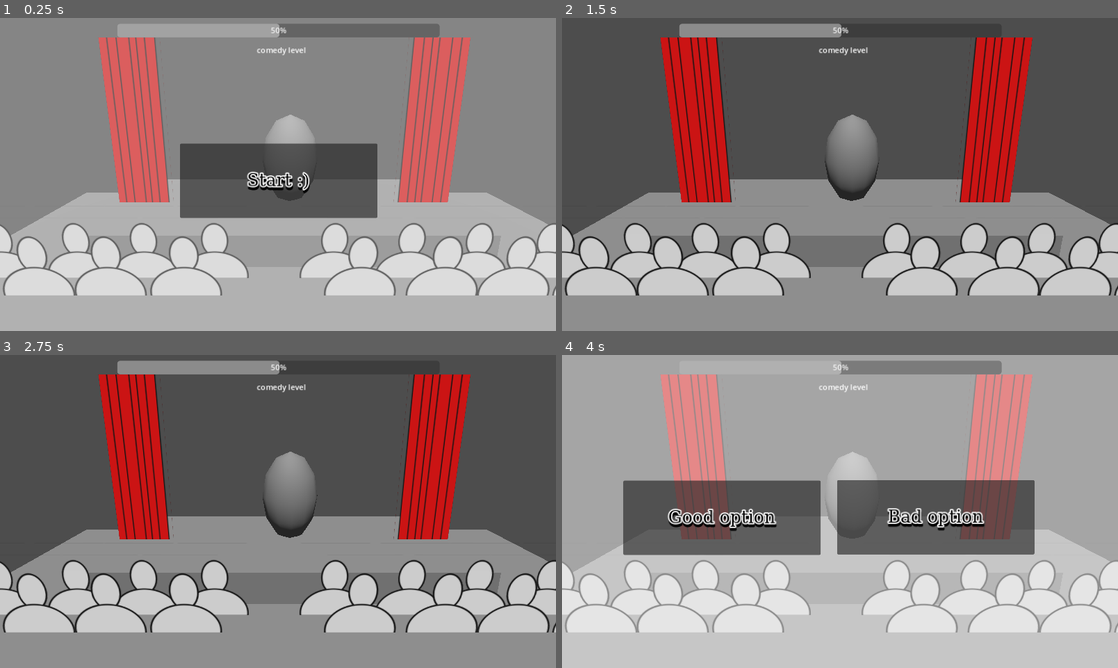
Above: before the commit, frames 1-4 (two rows, left to right).
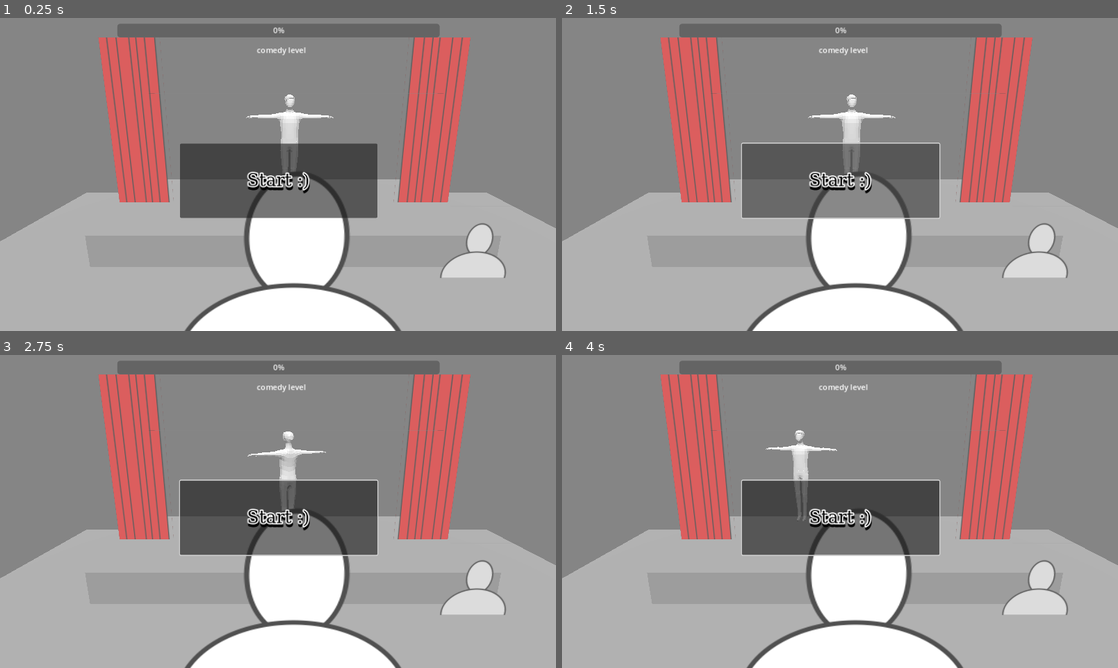
Above: after the commit, the same moments.

Repository: lurppa/barkable
Game: Godot game, scene res://scenes/main.tscn
The game is run twice, just before and just after one commit, with the same random seed, the same clock (stepped at 60 frames per second) and the same inputs.
Inputs (mouse positions are in pixels of both pictures, inside the frame that each line leads up to):
- Up to frame 1 (0.25 s): no input
- Up to frame 2 (1.5 s): click "Start :)" at 0.5 s; click (840, 180) at 1.25 s, where only the run after the commit has a clickable "Start :)"
- Up to frame 3 (2.75 s): tap Enter (ui_accept) at 2, 2.27 s; move the mouse to (400, 495) at 2.02 s; hold D (Move Right) from 2.03 s (still down); tap S (Move Front) at 2.1 s
- Up to frame 4 (4 s): move the mouse to (728, 527) at 2.77 s; release D (Move Right) at 2.78 s; hold W (Move Back) 2.78-3.53 s; tap S (Move Front) at 2.85, 3.6 s; tap Enter (ui_accept) at 3.02 s; move the mouse to (895, 442) at 3.52 s; hold D (Move Right) from 3.53 s (still down)

The runs differ from the first frame. In frame 1, 24% of the frame differs, in the area x 0-100%, y 1-100%; in frame 2, 93%; in frame 3, 94%, in the area x 0-100%, y 0-100%; in frame 4, 77%.
Error after the commit: Parse Error: Could not find type "Comedian" in the current scope. (res://scripts/main.gd:5)

Commit message:
fixes

Diff:
--- a/art/materials/audienceBillboard.tres
+++ /dev/null
@@ -1,7 +0,0 @@
-[gd_resource type="StandardMaterial3D" load_steps=2 format=3 uid="uid://cwpb8b3ksvtb4"]
-
-[ext_resource type="Texture2D" uid="uid://p211uedohlog" path="res://art/Textures/audience1.png" id="1_v1u62"]
-
-[resource]
-transparency = 1
-albedo_texture = ExtResource("1_v1u62")
--- /dev/null
+++ b/art/sprites/audience.tres
@@ -0,0 +1,14 @@
+[gd_resource type="SpriteFrames" load_steps=2 format=3 uid="uid://dxr0p8ymbjnov"]
+
+[ext_resource type="Texture2D" uid="uid://p211uedohlog" path="res://art/Textures/audience1.png" id="1_o0nxn"]
+
+[resource]
+animations = [{
+"frames": [{
+"duration": 1.0,
+"texture": ExtResource("1_o0nxn")
+}],
+"loop": true,
+"name": &"default",
+"speed": 5.0
+}]
--- a/scenes/main.tscn
+++ b/scenes/main.tscn
@@ -1,11 +1,11 @@
-[gd_scene load_steps=13 format=3 uid="uid://ccj2hdg614r6x"]
+[gd_scene load_steps=14 format=3 uid="uid://ccj2hdg614r6x"]
 
 [ext_resource type="Script" path="res://scripts/main.gd" id="1_b1maf"]
-[ext_resource type="Material" uid="uid://cwpb8b3ksvtb4" path="res://art/materials/audienceBillboard.tres" id="2_1141y"]
 [ext_resource type="Material" uid="uid://rxwvnp1r6vaq" path="res://art/materials/curtainBillboard.tres" id="2_obykb"]
 [ext_resource type="PackedScene" uid="uid://nji7udnyfblo" path="res://scenes/stage.tscn" id="2_vo661"]
-[ext_resource type="SpriteFrames" uid="uid://qlsu52cc0ufw" path="res://art/player/textures/bottom_spritesheep.tres" id="5_ynjrs"]
+[ext_resource type="Texture2D" uid="uid://p211uedohlog" path="res://art/Textures/audience1.png" id="4_t5mm8"]
 [ext_resource type="PackedScene" uid="uid://dc8411dbc438i" path="res://scenes/dialog.tscn" id="6_gm7m2"]
+[ext_resource type="SpriteFrames" uid="uid://dxr0p8ymbjnov" path="res://art/sprites/audience.tres" id="6_wc8vx"]
 
 [sub_resource type="FontFile" id="FontFile_bx7qq"]
 subpixel_positioning = 0
@@ -46,7 +46,13 @@
 [sub_resource type="StandardMaterial3D" id="StandardMaterial3D_3a2er"]
 
 [sub_resource type="QuadMesh" id="QuadMesh_er3e1"]
+lightmap_size_hint = Vector2i(7, 7)
 material = SubResource("StandardMaterial3D_3a2er")
+
+[sub_resource type="StandardMaterial3D" id="StandardMaterial3D_v7srx"]
+transparency = 1
+albedo_texture = ExtResource("4_t5mm8")
+billboard_keep_scale = true
 
 [node name="Main" type="Node3D"]
 script = ExtResource("1_b1maf")
@@ -168,95 +174,8 @@
 
 [node name="Audience3" type="MeshInstance3D" parent="."]
 transform = Transform3D(1, 0, 0, 0, 1, 0, 0, 0, 0.912, 2.34224, 0.669344, -0.906105)
-material_override = ExtResource("2_1141y")
+material_override = SubResource("StandardMaterial3D_v7srx")
 mesh = SubResource("QuadMesh_er3e1")
-
-[node name="Audience4" type="MeshInstance3D" parent="Audience3"]
-transform = Transform3D(1, 0, 0, 0, 1, 0, 0, 0, 1, -0.85419, 0, 0)
-material_override = ExtResource("2_1141y")
-mesh = SubResource("QuadMesh_er3e1")
-skeleton = NodePath("../..")
-
-[node name="Audience5" type="MeshInstance3D" parent="Audience3"]
-transform = Transform3D(1, 0, 0, 0, 1, 0, 0, 0, 1, -1.83068, 0, 0)
-material_override = ExtResource("2_1141y")
-mesh = SubResource("QuadMesh_er3e1")
-skeleton = NodePath("../..")
-
-[node name="Audience6" type="MeshInstance3D" parent="Audience3"]
-transform = Transform3D(1, 0, 0, 0, 1, 0, 0, 0, 1, 0.89912, 0, 0)
-material_override = ExtResource("2_1141y")
-mesh = SubResource("QuadMesh_er3e1")
-skeleton = NodePath("../..")
-
-[node name="Audience4" type="MeshInstance3D" parent="."]
-transform = Transform3D(1, 0, 0, 0, 1, 0, 0, 0, 0.912, -1.90463, 0.669344, -0.906105)
-material_override = ExtResource("2_1141y")
-mesh = SubResource("QuadMesh_er3e1")
-
-[node name="Audience4" type="MeshInstance3D" parent="Audience4"]
-transform = Transform3D(1, 0, 0, 0, 1, 0, 0, 0, 1, -0.85419, 0, 0)
-material_override = ExtResource("2_1141y")
-mesh = SubResource("QuadMesh_er3e1")
-skeleton = NodePath("../..")
-
-[node name="Audience5" type="MeshInstance3D" parent="Audience4"]
-transform = Transform3D(1, 0, 0, 0, 1, 0, 0, 0, 1, -1.83068, 0, 0)
-material_override = ExtResource("2_1141y")
-mesh = SubResource("QuadMesh_er3e1")
-skeleton = NodePath("../..")
-
-[node name="Audience6" type="MeshInstance3D" parent="Audience4"]
-transform = Transform3D(1, 0, 0, 0, 1, 0, 0, 0, 1, 0.89912, 0, 0)
-material_override = ExtResource("2_1141y")
-mesh = SubResource("QuadMesh_er3e1")
-skeleton = NodePath("../..")
-
-[node name="Audience5" type="MeshInstance3D" parent="."]
-transform = Transform3D(1, 0, 0, 0, 1, 0, 0, 0, 0.912, -2.19206, 0.669344, -0.528721)
-material_override = ExtResource("2_1141y")
-mesh = SubResource("QuadMesh_er3e1")
-
-[node name="Audience4" type="MeshInstance3D" parent="Audience5"]
-transform = Transform3D(1, 0, 0, 0, 1, 0, 0, 0, 1, -0.85419, 0, 0)
-material_override = ExtResource("2_1141y")
-mesh = SubResource("QuadMesh_er3e1")
-skeleton = NodePath("../..")
-
-[node name="Audience5" type="MeshInstance3D" parent="Audience5"]
-transform = Transform3D(1, 0, 0, 0, 1, 0, 0, 0, 1, -1.83068, 0, 0)
-material_override = ExtResource("2_1141y")
-mesh = SubResource("QuadMesh_er3e1")
-skeleton = NodePath("../..")
-
-[node name="Audience6" type="MeshInstance3D" parent="Audience5"]
-transform = Transform3D(1, 0, 0, 0, 1, 0, 0, 0, 1, 0.89912, 0, 0)
-material_override = ExtResource("2_1141y")
-mesh = SubResource("QuadMesh_er3e1")
-skeleton = NodePath("../..")
-
-[node name="Audience6" type="MeshInstance3D" parent="."]
-transform = Transform3D(1, 0, 0, 0, 1, 0, 0, 0, 0.912, 2.61045, 0.669344, -0.528721)
-material_override = ExtResource("2_1141y")
-mesh = SubResource("QuadMesh_er3e1")
-
-[node name="Audience4" type="MeshInstance3D" parent="Audience6"]
-transform = Transform3D(1, 0, 0, 0, 1, 0, 0, 0, 1, -0.85419, 0, 0)
-material_override = ExtResource("2_1141y")
-mesh = SubResource("QuadMesh_er3e1")
-skeleton = NodePath("../..")
-
-[node name="Audience5" type="MeshInstance3D" parent="Audience6"]
-transform = Transform3D(1, 0, 0, 0, 1, 0, 0, 0, 1, -1.83068, 0, 0)
-material_override = ExtResource("2_1141y")
-mesh = SubResource("QuadMesh_er3e1")
-skeleton = NodePath("../..")
-
-[node name="Audience6" type="MeshInstance3D" parent="Audience6"]
-transform = Transform3D(1, 0, 0, 0, 1, 0, 0, 0, 1, 0.89912, 0, 0)
-material_override = ExtResource("2_1141y")
-mesh = SubResource("QuadMesh_er3e1")
-skeleton = NodePath("../..")
 
 [node name="ThrowPoint" type="Node3D" parent="."]
 transform = Transform3D(1, 0, 0, 0, 1, 0, 0, 0, 1, -6, 0, 6.73233)
@@ -268,98 +187,6 @@
 
 [node name="AudienceImages" type="Node3D" parent="."]
 
-[node name="Audience3" type="MeshInstance3D" parent="AudienceImages"]
-transform = Transform3D(1, 0, 0, 0, 1, 0, 0, 0, 0.912, 2.34224, 0.669344, -0.906105)
-material_override = ExtResource("2_1141y")
-mesh = SubResource("QuadMesh_er3e1")
-skeleton = NodePath("../..")
-
-[node name="Audience4" type="MeshInstance3D" parent="AudienceImages/Audience3"]
-transform = Transform3D(1, 0, 0, 0, 1, 0, 0, 0, 1, -0.85419, 0, 0)
-material_override = ExtResource("2_1141y")
-mesh = SubResource("QuadMesh_er3e1")
-skeleton = NodePath("../../..")
-
-[node name="Audience5" type="MeshInstance3D" parent="AudienceImages/Audience3"]
-transform = Transform3D(1, 0, 0, 0, 1, 0, 0, 0, 1, -1.83068, 0, 0)
-material_override = ExtResource("2_1141y")
-mesh = SubResource("QuadMesh_er3e1")
-skeleton = NodePath("../../..")
-
-[node name="Audience6" type="MeshInstance3D" parent="AudienceImages/Audience3"]
-transform = Transform3D(1, 0, 0, 0, 1, 0, 0, 0, 1, 0.89912, 0, 0)
-material_override = ExtResource("2_1141y")
-mesh = SubResource("QuadMesh_er3e1")
-skeleton = NodePath("../../..")
-
-[node name="Audience4" type="MeshInstance3D" parent="AudienceImages"]
-transform = Transform3D(1, 0, 0, 0, 1, 0, 0, 0, 0.912, -1.90463, 0.669344, -0.906105)
-material_override = ExtResource("2_1141y")
-mesh = SubResource("QuadMesh_er3e1")
-skeleton = NodePath("../..")
-
-[node name="Audience4" type="MeshInstance3D" parent="AudienceImages/Audience4"]
-transform = Transform3D(1, 0, 0, 0, 1, 0, 0, 0, 1, -0.85419, 0, 0)
-material_override = ExtResource("2_1141y")
-mesh = SubResource("QuadMesh_er3e1")
-skeleton = NodePath("../../..")
-
-[node name="Audience5" type="MeshInstance3D" parent="AudienceImages/Audience4"]
-transform = Transform3D(1, 0, 0, 0, 1, 0, 0, 0, 1, -1.83068, 0, 0)
-material_override = ExtResource("2_1141y")
-mesh = SubResource("QuadMesh_er3e1")
-skeleton = NodePath("../../..")
-
-[node name="Audience6" type="MeshInstance3D" parent="AudienceImages/Audience4"]
-transform = Transform3D(1, 0, 0, 0, 1, 0, 0, 0, 1, 0.89912, 0, 0)
-material_override = ExtResource("2_1141y")
-mesh = SubResource("QuadMesh_er3e1")
-skeleton = NodePath("../../..")
-
-[node name="Audience5" type="MeshInstance3D" parent="AudienceImages"]
-transform = Transform3D(1, 0, 0, 0, 1, 0, 0, 0, 0.912, -2.19206, 0.669344, -0.528721)
-material_override = ExtResource("2_1141y")
-mesh = SubResource("QuadMesh_er3e1")
-skeleton = NodePath("../..")
-
-[node name="Audience4" type="MeshInstance3D" parent="AudienceImages/Audience5"]
-transform = Transform3D(1, 0, 0, 0, 1, 0, 0, 0, 1, -0.85419, 0, 0)
-material_override = ExtResource("2_1141y")
-mesh = SubResource("QuadMesh_er3e1")
-skeleton = NodePath("../../..")
-
-[node name="Audience5" type="MeshInstance3D" parent="AudienceImages/Audience5"]
-transform = Transform3D(1, 0, 0, 0, 1, 0, 0, 0, 1, -1.83068, 0, 0)
-material_override = ExtResource("2_1141y")
-mesh = SubResource("QuadMesh_er3e1")
-skeleton = NodePath("../../..")
-
-[node name="Audience6" type="MeshInstance3D" parent="AudienceImages/Audience5"]
-transform = Transform3D(1, 0, 0, 0, 1, 0, 0, 0, 1, 0.89912, 0, 0)
-material_override = ExtResource("2_1141y")
-mesh = SubResource("QuadMesh_er3e1")
-skeleton = NodePath("../../..")
-
-[node name="Audience6" type="MeshInstance3D" parent="AudienceImages"]
-transform = Transform3D(1, 0, 0, 0, 1, 0, 0, 0, 0.912, 2.61045, 0.669344, -0.528721)
-material_override = ExtResource("2_1141y")
-mesh = SubResource("QuadMesh_er3e1")
-skeleton = NodePath("../..")
-
-[node name="Audience4" type="MeshInstance3D" parent="AudienceImages/Audience6"]
-transform = Transform3D(1, 0, 0, 0, 1, 0, 0, 0, 1, -0.85419, 0, 0)
-material_override = ExtResource("2_1141y")
-mesh = SubResource("QuadMesh_er3e1")
-skeleton = NodePath("../../..")
-
-[node name="Audience5" type="MeshInstance3D" parent="AudienceImages/Audience6"]
-transform = Transform3D(1, 0, 0, 0, 1, 0, 0, 0, 1, -1.83068, 0, 0)
-material_override = ExtResource("2_1141y")
-mesh = SubResource("QuadMesh_er3e1")
-skeleton = NodePath("../../..")
-
-[node name="Audience6" type="MeshInstance3D" parent="AudienceImages/Audience6"]
-transform = Transform3D(1, 0, 0, 0, 1, 0, 0, 0, 1, 0.89912, 0, 0)
-material_override = ExtResource("2_1141y")
-mesh = SubResource("QuadMesh_er3e1")
-skeleton = NodePath("../../..")
+[node name="audience1" type="AnimatedSprite3D" parent="AudienceImages"]
+transform = Transform3D(1, 0, 0, 0, 1, 0, 0, 0, 1, 0, 1.03335, 0)
+sprite_frames = ExtResource("6_wc8vx")
--- a/scenes/stage.tscn
+++ b/scenes/stage.tscn
@@ -1,7 +1,8 @@
-[gd_scene load_steps=7 format=3 uid="uid://nji7udnyfblo"]
+[gd_scene load_steps=8 format=3 uid="uid://nji7udnyfblo"]
 
 [ext_resource type="Script" path="res://scripts/stage.gd" id="1_8q0qf"]
 [ext_resource type="Script" path="res://scripts/comedian.gd" id="1_n1s5x"]
+[ext_resource type="PackedScene" uid="uid://58km2s5urj3l" path="res://models/comic/jerry.tscn" id="3_o1m0j"]
 
 [sub_resource type="BoxShape3D" id="BoxShape3D_ui3wm"]
 size = Vector3(6, 1, 3)
@@ -52,13 +53,20 @@
 transform = Transform3D(1, 0, 0, 0, 1, 0, 0, 0, 1, 0.0246758, 1.92539, -2.05959)
 shape = SubResource("BoxShape3D_1wk48")
 
-[node name="Comedian" type="CharacterBody3D" parent="." groups=["player"]]
+[node name="Comedian" type="CharacterBody3D" parent="." node_paths=PackedStringArray("ragdoll_skeleton") groups=["player"]]
 transform = Transform3D(1, 0, 0, 0, 1, 0, 0, 0, 1, 0, 1.50514, 0)
 script = ExtResource("1_n1s5x")
+moveSpeed = 50.0
+rotationSpeed = 300.0
 fall_trigger_path = NodePath("../Platform/Walls/FrontTrigger")
+ragdoll_skeleton = NodePath("jerry/ManCasual3Armature/Skeleton3D")
 
 [node name="CollisionShape3D" type="CollisionShape3D" parent="Comedian"]
 shape = SubResource("CapsuleShape3D_jhgu1")
 
 [node name="CSGSphere3D" type="CSGSphere3D" parent="Comedian"]
 transform = Transform3D(1, 0, 0, 0, 1.6, 0, 0, 0, 1, 0, 0, 0)
+visible = false
+
+[node name="jerry" parent="Comedian" instance=ExtResource("3_o1m0j")]
+transform = Transform3D(1, 0, 0, 0, 1, 0, 0, 0, 1, 0.0887175, -0.976997, 0)
--- a/scripts/comedian.gd
+++ b/scripts/comedian.gd
@@ -10,6 +10,7 @@
 
 # Get the gravity from the project settings to be synced with RigidBody nodes.
 var gravity = ProjectSettings.get_setting("physics/3d/default_gravity")
+var dead = false;
 
 @onready var fall_trigger = get_node(fall_trigger_path)
 
@@ -22,6 +23,8 @@
 
 
 func _physics_process(delta):
+	if not _sanity():
+		return
 	# Add the gravity.
 	if not is_on_floor():
 		velocity.y -= gravity * delta
@@ -50,3 +53,11 @@
 
 func _fall_trigger_entered():
 	print("Fall trigger triggered :)")
+	_pass_out()
+
+func _pass_out():
+	ragdoll_skeleton.physical_bones_start_simulation();
+	dead = true;
+
+func _sanity() -> bool:
+	return !dead
--- a/scripts/main.gd
+++ b/scripts/main.gd
@@ -2,6 +2,7 @@
 
 const STARTING_COMEDY_SCORE = 50.0
 
+@export var comedian_playerr : Comedian
 @export_node_path var stage_path
 @export_node_path var dialog_path
 
Renamed: jerry.tscn -> models/comic/jerry.tscn
Renamed: addons/jerry_ManCasual3Color.png -> models/comic/jerry_ManCasual3Color.png
Not shown, changed: models/comic/jerry_ManCasual3Color.png.import
Not shown, removed: models/jerry_ManCasual3Color.png.import
Binary file removed: scenes/jerry_ManCasual3Color.png
